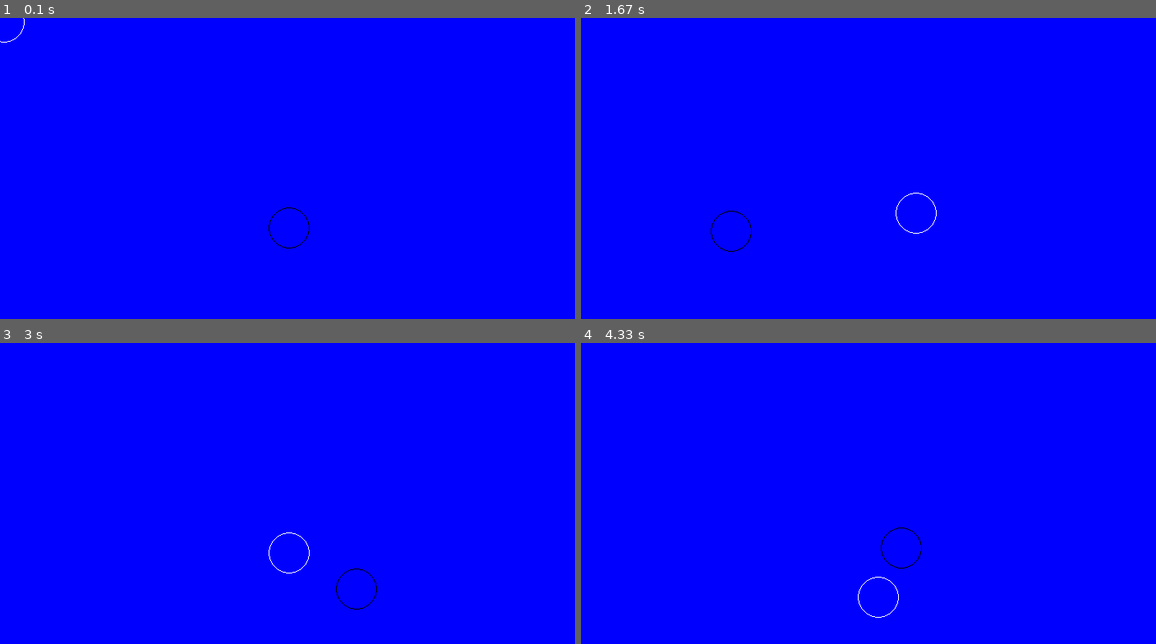
Above: before the commit, frames 1-4 (two rows, left to right).
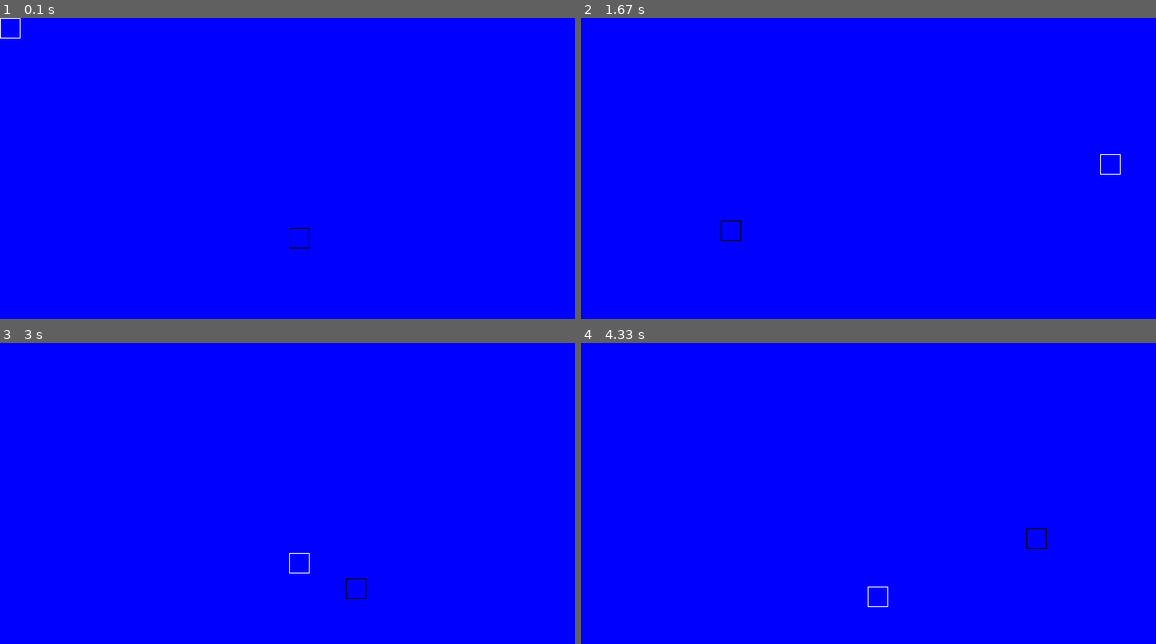
Above: after the commit, the same moments.

Repository: saegl5/myprojects
Game: pygame game, started from Codes/pygame-interaction-combined-separate-track/pygame_interaction_combined_separate_track.py
Two runs of this game, one before a commit and one after it. Both use one fixed random seed, a clock stepped at 60 frames per second and the inputs below.
Inputs (mouse positions are in pixels of both pictures, inside the frame that each line leads up to):
- Up to frame 1 (0.1 s): no input
- Up to frame 2 (1.67 s): hold Right 0.33-0.8 s; move the mouse to (851, 246) at 0.37 s; hold Up 0.83-1.13 s; move the mouse to (1058, 216) at 0.87 s; hold Right 1.17-1.63 s; move the mouse to (730, 231) at 1.2 s
- Up to frame 3 (3 s): hold Left 1.67-2.2 s; move the mouse to (109, 490) at 1.7 s; hold Down 2.23-2.53 s; move the mouse to (373, 406) at 2.27 s; hold Left 2.57-2.97 s; move the mouse to (356, 589) at 2.6 s
- Up to frame 4 (4.33 s): hold Up 3-3.37 s; move the mouse to (880, 412) at 3.03 s; hold Right 3.4-4.03 s; move the mouse to (661, 541) at 3.43 s; hold Down from 4.07 s (still down); move the mouse to (880, 595) at 4.1 s

The runs differ from the first frame. In frame 1, 0.1% of the frame differs, in the area x 0-54%, y 0-77%; in frame 2, 0.2%, in the area x 22-94%, y 45-78%; in frame 3, 0.2%; in frame 4, 0.2%.

Commit message:
converted circles to rectangles, increased increments and confined rectangle for mouse/trackpad

Diff:
--- a/Codes/pygame-interaction-combined-separate-track/pygame_interaction_combined_separate_track.py
+++ b/Codes/pygame-interaction-combined-separate-track/pygame_interaction_combined_separate_track.py
@@ -21,15 +21,15 @@
 pygame.display.set_caption("QUESTABOX's Cool Game") # title, example
 
 # --- Functions
-# def draw_circle(COLOR, x, y, radius, width):
-#     pygame.draw.circle(screen, COLOR, (x, y), radius, width)
-def draw_circle_mouse_trackpad(COLOR, x1, y1, radius): # note "COLOR"
-    # Draw a circle
-    pygame.draw.circle(screen, COLOR, (x1, y1), radius, width=1)
+# def draw_rect(COLOR, x, y, W, H, width):
+#     pygame.draw.rect(screen, COLOR, (x, y, W, H), width)
+def draw_rect_mouse_trackpad(COLOR, x1, y1, W1, H1): # note "COLOR"
+    # Draw a rectangle
+    pygame.draw.rect(screen, COLOR, (x1, y1, W1, H1), width=1)
 
-def draw_circle_keyboard(COLOR, x2, y2, radius):
-    # Draw a circle
-    pygame.draw.circle(screen, COLOR, (x2, y2), radius, width=1)
+def draw_rect_keyboard(COLOR, x2, y2, W2, H2):
+    # Draw a rectangle
+    pygame.draw.rect(screen, COLOR, (x2, y2, W2, H2), width=1)
 # -------------
 
 while True: # keeps display open
@@ -44,13 +44,13 @@
         # --- Keyboard events
         elif action.type == pygame.KEYDOWN: # "elif" means else if
             if action.key == pygame.K_LEFT: # note "action.key"
-                x_increment = -1 # "-1" is optional
+                x_increment = -5 # "-5" is optional
             elif action.key == pygame.K_RIGHT:
-                x_increment = 1
+                x_increment = 5
             elif action.key == pygame.K_UP: # recall that y increases going downward
-                y_increment = -1  # note "y_increment," and recall that y increases going downward
+                y_increment = -5  # note "y_increment," and recall that y increases going downward
             elif action.key == pygame.K_DOWN:
-                y_increment = 1
+                y_increment = 5
             elif action.key == pygame.K_RETURN:
                 click_sound.play()
         elif action.type == pygame.KEYUP:
@@ -60,40 +60,40 @@
     # --- Game logic
     pos = pygame.mouse.get_pos() # position of mouse/trackpad, returns tuple (x, y)
     # x_offset = pos[0]
-    x_offset1 = pos[0]-size[0]/2 # align mouse pointer with circles' center point
+    x_offset1 = pos[0]-size[0]/2-25/2 # align mouse pointer with rectangle's center point
     # y_offset = pos[1]
-    y_offset1 = pos[1]-size[1]/2
+    y_offset1 = pos[1]-size[1]/2-25/2
     x_offset2 += x_increment
     y_offset2 += y_increment
-    # if 0+x_offset1 < 0:
-    #     x_offset1 = 0 # prevent center point from passing left edge
-    # elif 0+x_offset1 > size[0]-1: # "-1" due to anamoly
-    #     x_offset1 = size[0]-1
-    # if 0+y_offset1 < 0:
-    #     y_offset1 = 0 # prevent center point from passing top edge
-    # elif 0+y_offset1 > size[1]-1:
-    #     y_offset1 = size[1]-1
-    if size[0]/2+x_offset2 < 0:
-        x_offset2 = -size[0]/2 # prevent center point from passing left edge, solved for x_offset
-    elif size[0]/2+x_offset2 > size[0]-1: # "-1" due to anamoly
-        x_offset2 = size[0]-size[0]/2-1 # "-1" due to anamoly
-    if size[1]/2+y_offset2 < 0: # note "if"
-        y_offset2 = -size[1]/2 # prevent center point from passing top edge, solved for y_offset
-    elif size[1]/2+y_offset2 > size[1]-1:
-        y_offset2 = size[1]-size[1]/2-1
-    # pygame.mouse.set_pos(size[0]/2+x_offset, size[1]/2+y_offset) # otherwise, mouse/trackpad will be out of sync with keyboard
+    if size[0]/2+x_offset1 <= 0:
+        x_offset1 = -size[0]/2 # prevent rectangle from passing left edge, solved for x_offset
+    elif size[0]/2+x_offset1+25 >= size[0]:
+        x_offset1 = size[0]-size[0]/2-25+0.5 # "0.5" due to anomaly
+    if size[1]/2+y_offset1 <= 0: # note "if"
+        y_offset1 = -size[1]/2 # prevent rectangle from passing top edge, solved for y_offset
+    elif size[1]/2+y_offset1+25 >= size[1]:
+        y_offset1 = size[1]-size[1]/2-25+0.5
+    if size[0]/2+x_offset2 <= 0:
+        x_offset2 = -size[0]/2 # prevent rectangle from passing left edge, solved for x_offset
+    elif size[0]/2+x_offset2+25 >= size[0]:
+        x_offset2 = size[0]-size[0]/2-25+0.5 # "0.5" due to anomaly
+    if size[1]/2+y_offset2 <= 0: # note "if"
+        y_offset2 = -size[1]/2 # prevent rectangle from passing top edge, solved for y_offset
+    elif size[1]/2+y_offset2+25 >= size[1]:
+        y_offset2 = size[1]-size[1]/2-25+0.5
+    # pygame.mouse.set_pos(size[0]/2+x_offset+25/2, size[1]/2+y_offset+25/2) # otherwise, mouse/trackpad will be out of sync with keyboard
     # --------------
     screen.fill(BLUE) # clear the display
     # --- Drawing code
-    # pygame.draw.circle(screen, WHITE, (size[0]/2, size[1]/2), radius=25, width=1)
-    # draw_circle(size[0]/2, size[1]/2, 25) # call function and input parameters
-    # draw_circle(size[0]/2+x_offset, size[1]/2+y_offset, 25) # call function, input parameters, and rely on either mouse/trackpad or keyboard
+    # pygame.draw.rect(screen, WHITE, (size[0]/2, size[1]/2, 25, 25), width=1)
+    # draw_rect(size[0]/2, size[1]/2, 25, 25) # call function and input parameters
+    # draw_rect(size[0]/2+x_offset, size[1]/2+y_offset, 25, 25) # call function, input parameters, and rely on either mouse/trackpad or keyboard
     if action.type == pygame.KEYDOWN or action.type == pygame.KEYUP:
-        draw_circle_mouse_trackpad(BLACK, size[0]/2+x_offset1, size[1]/2+y_offset1, 25) # rely on mouse/trackpad
-        draw_circle_keyboard(WHITE, size[0]/2+x_offset2, size[1]/2+y_offset2, 25) # rely on keyboard
+        draw_rect_mouse_trackpad(BLACK, size[0]/2+x_offset1, size[1]/2+y_offset1, 25, 25) # rely on mouse/trackpad
+        draw_rect_keyboard(WHITE, size[0]/2+x_offset2, size[1]/2+y_offset2, 25, 25) # rely on keyboard
     else: # either mouse/trackpad is moving or mouse/trackpad button is clicked
-        draw_circle_mouse_trackpad(WHITE, size[0]/2+x_offset1, size[1]/2+y_offset1, 25) # rely on mouse/trackpad
-        draw_circle_keyboard(BLACK, size[0]/2+x_offset2, size[1]/2+y_offset2, 25) # rely on keyboard
+        draw_rect_mouse_trackpad(WHITE, size[0]/2+x_offset1, size[1]/2+y_offset1, 25, 25) # rely on mouse/trackpad
+        draw_rect_keyboard(BLACK, size[0]/2+x_offset2, size[1]/2+y_offset2, 25, 25) # rely on keyboard
     # ----------------
     pygame.display.flip() # update the display
     clock.tick(60) # maximum 60 frames per second
